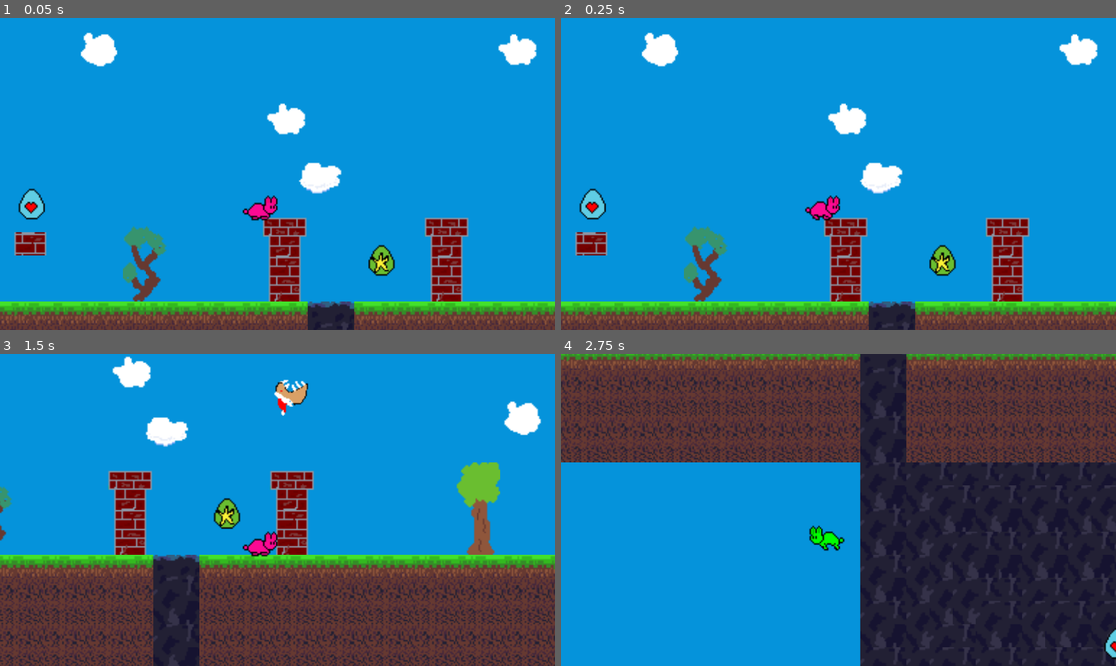
Above: before the commit, frames 1-4 (two rows, left to right).
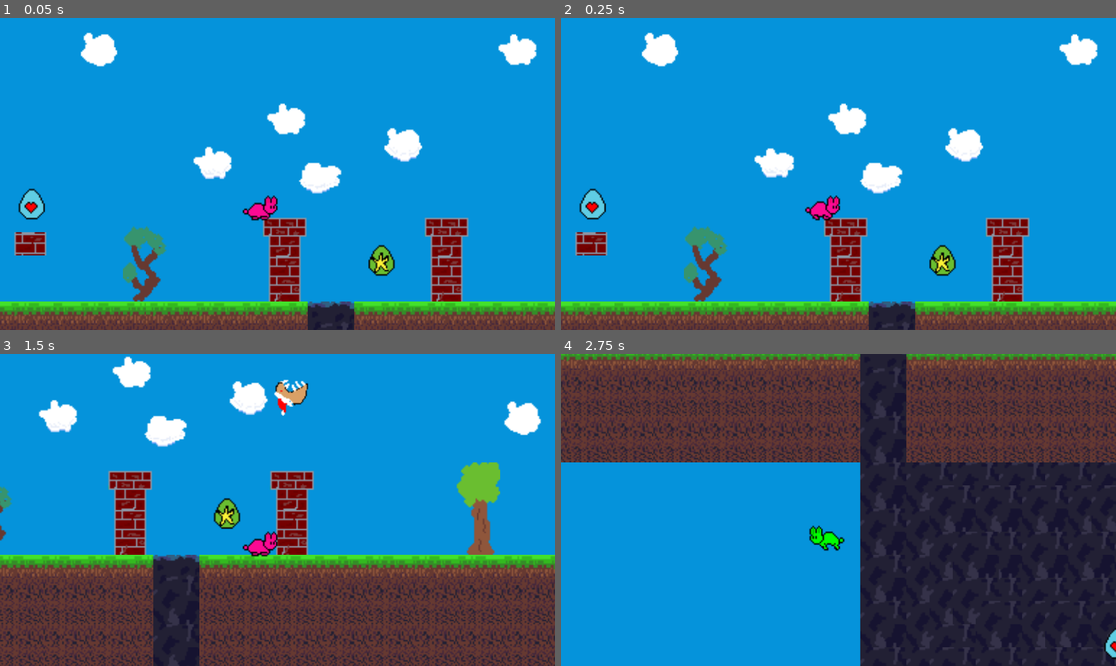
Above: after the commit, the same moments.

Repository: Nervous-Oysters/Jam-Linux-2023
Game: Godot game, scene res://src/Levels/Hub.tscn
Two runs of this game, one before a commit and one after it. Both use one fixed random seed, a clock stepped at 60 frames per second and the inputs below.
Inputs:
- Up to frame 1 (0.05 s): no input
- Up to frame 2 (0.25 s): no input
- Up to frame 3 (1.5 s): hold D (move_right) from 0.53 s (still down); tap Space (jump) at 0.77 s
- Up to frame 4 (2.75 s): tap Space (jump) at 1.52 s; release D (move_right) at 2.03 s; hold A (move_left) from 2.03 s (still down)

The runs differ from the first frame. In frame 1, 1.1% of the frame differs, in the area x 34-77%, y 35-52%; in frame 2, 1.0%; in frame 3, 1.2%, in the area x 6-49%, y 8-30%; in frame 4, nothing differs.

Commit message:
tous les nuages

Diff:
--- a/src/Levels/Hub.tscn
+++ b/src/Levels/Hub.tscn
@@ -9,6 +9,8 @@
 [ext_resource type="PackedScene" uid="uid://coocasa0u4q1q" path="res://src/decor/Santa.tscn" id="7_3yk3d"]
 [ext_resource type="Script" path="res://src/decor/Santa.gd" id="8_sx5eg"]
 [ext_resource type="PackedScene" uid="uid://caaaiwlhpyxio" path="res://src/decor/Cloud1.tscn" id="9_gxyey"]
+[ext_resource type="PackedScene" uid="uid://du07elw14qmhf" path="res://src/decor/Cloud2.tscn" id="10_fm5te"]
+[ext_resource type="PackedScene" uid="uid://bmcs3y2oydajo" path="res://src/decor/Cloud3.tscn" id="11_s7iom"]
 
 [sub_resource type="TileSetAtlasSource" id="TileSetAtlasSource_06uo7"]
 texture = ExtResource("1_tv8qq")
@@ -525,4 +527,10 @@
 [node name="Cloud1" parent="." instance=ExtResource("9_gxyey")]
 position = Vector2(441, 299)
 
+[node name="Cloud2" parent="." instance=ExtResource("10_fm5te")]
+position = Vector2(365, 288)
+
+[node name="Cloud3" parent="." instance=ExtResource("11_s7iom")]
+position = Vector2(498, 275)
+
 [editable path="Santa"]
--- a/src/decor/Cloud1.tscn
+++ b/src/decor/Cloud1.tscn
@@ -28,4 +28,4 @@
 
 [node name="AnimatedSprite2D" type="AnimatedSprite2D" parent="."]
 sprite_frames = SubResource("SpriteFrames_8pihp")
-frame_progress = 0.499072
+frame_progress = 0.0293359
--- /dev/null
+++ b/src/decor/Cloud2.gd
@@ -0,0 +1,4 @@
+extends Area2D
+
+func _process(delta):
+	$AnimatedSprite2D.play("default")
--- /dev/null
+++ b/src/decor/Cloud2.tscn
@@ -0,0 +1,32 @@
+[gd_scene load_steps=6 format=3 uid="uid://du07elw14qmhf"]
+
+[ext_resource type="Script" path="res://src/decor/Cloud2.gd" id="1_apmkf"]
+[ext_resource type="Texture2D" uid="uid://t17p6415s31n" path="res://assets/cloud21.png" id="2_a4hpx"]
+[ext_resource type="Texture2D" uid="uid://buny0xvoly161" path="res://assets/cloud22.png" id="3_7l6gc"]
+
+[sub_resource type="CircleShape2D" id="CircleShape2D_ykl8s"]
+radius = 2.23607
+
+[sub_resource type="SpriteFrames" id="SpriteFrames_rpbg6"]
+animations = [{
+"frames": [{
+"duration": 1.0,
+"texture": ExtResource("2_a4hpx")
+}, {
+"duration": 1.0,
+"texture": ExtResource("3_7l6gc")
+}],
+"loop": true,
+"name": &"default",
+"speed": 2.5
+}]
+
+[node name="Cloud2" type="Area2D"]
+script = ExtResource("1_apmkf")
+
+[node name="CollisionShape2D" type="CollisionShape2D" parent="."]
+shape = SubResource("CircleShape2D_ykl8s")
+
+[node name="AnimatedSprite2D" type="AnimatedSprite2D" parent="."]
+sprite_frames = SubResource("SpriteFrames_rpbg6")
+frame_progress = 0.432241
--- /dev/null
+++ b/src/decor/Cloud3.gd
@@ -0,0 +1,4 @@
+extends Area2D
+
+func _process(delta):
+	$AnimatedSprite2D.play("default")
--- /dev/null
+++ b/src/decor/Cloud3.tscn
@@ -0,0 +1,31 @@
+[gd_scene load_steps=6 format=3 uid="uid://bmcs3y2oydajo"]
+
+[ext_resource type="Script" path="res://src/decor/Cloud3.gd" id="1_8rs6y"]
+[ext_resource type="Texture2D" uid="uid://hc61l2rpu1e3" path="res://assets/cloud31.png" id="1_c8onx"]
+[ext_resource type="Texture2D" uid="uid://bypibaweot4eg" path="res://assets/cloud32.png" id="2_luuri"]
+
+[sub_resource type="CircleShape2D" id="CircleShape2D_35ln7"]
+
+[sub_resource type="SpriteFrames" id="SpriteFrames_7d162"]
+animations = [{
+"frames": [{
+"duration": 1.0,
+"texture": ExtResource("1_c8onx")
+}, {
+"duration": 1.0,
+"texture": ExtResource("2_luuri")
+}],
+"loop": true,
+"name": &"default",
+"speed": 2.0
+}]
+
+[node name="Cloud3" type="Area2D"]
+script = ExtResource("1_8rs6y")
+
+[node name="CollisionShape2D" type="CollisionShape2D" parent="."]
+shape = SubResource("CircleShape2D_35ln7")
+
+[node name="AnimatedSprite2D" type="AnimatedSprite2D" parent="."]
+sprite_frames = SubResource("SpriteFrames_7d162")
+frame_progress = 0.964196
Binary file added: assets/cloud21.png
Binary file added: assets/cloud22.png
Binary file added: assets/cloud31.png
Binary file added: assets/cloud32.png
Not shown: 1 places in src/Actors/Follower.tscn that only renumber resources
Not shown: 1 places in src/Actors/Player.tscn that only renumber resources
Not shown: 1 places in src/Levels/Hub.tscn that only renumber resources
